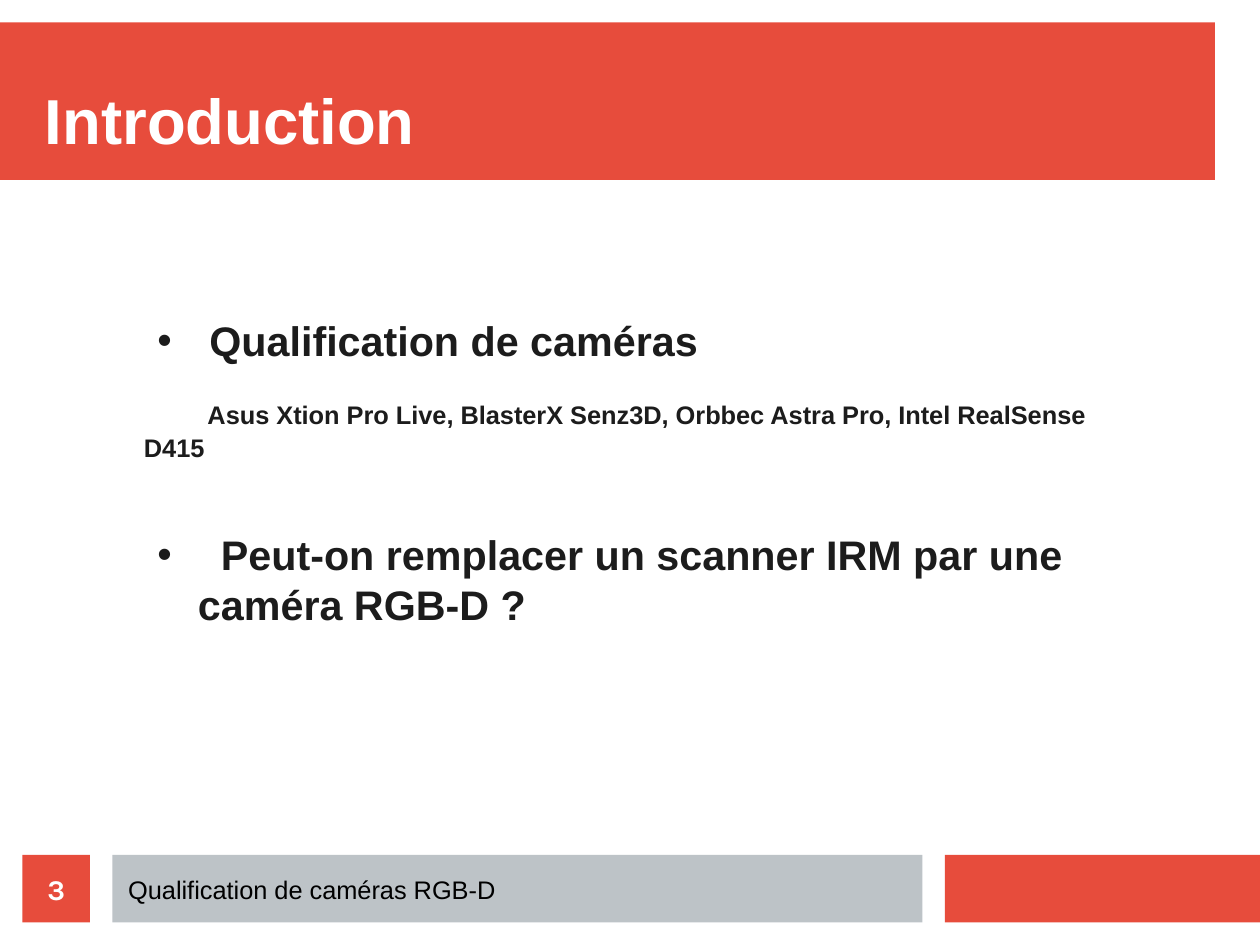
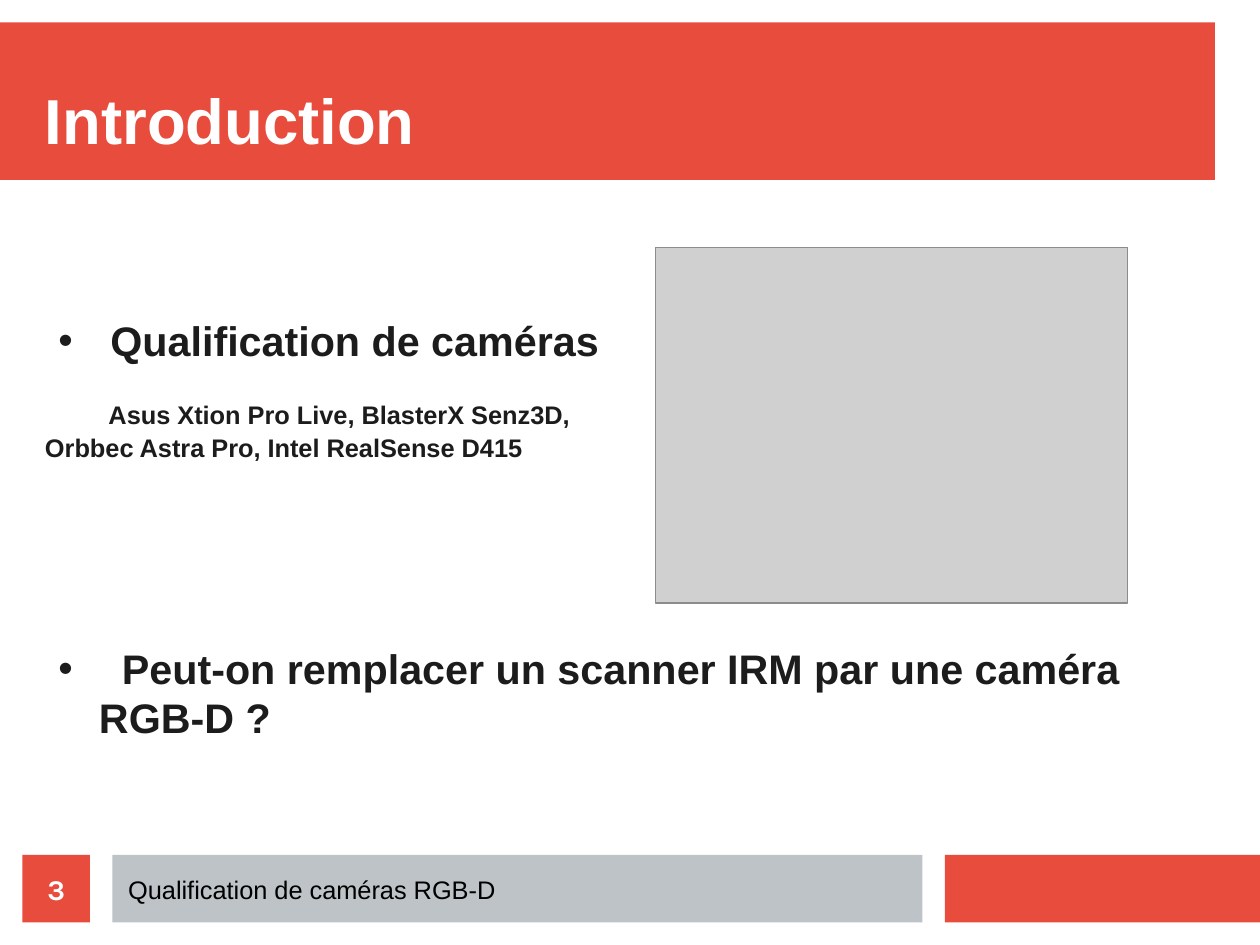
Before and after one commit to YasmineBOU/MemoireProjetTuteure, a slide deck: slide 3 of Présentations/présentation.odp. Drawn at 1260x945 pixels with LibreOffice and Linux fonts; fonts in the diff are those of the drawing; grey boxes stand for pictures. Boxes give left, top, right and bottom in pixels: in the first picture for what was removed or moved away, otherwise in the second. Text is boxed around its words. In the diff, an @@ line names an element or a change of style, - is before the commit and + after.

Commit message:
V2 PPT1

```diff
--- a/Présentations/présentation.odp
+++ b/Présentations/présentation.odp
@@ text "Qualification de caméras": place and size @@
-text "Qualification de caméras" at (144,325,1085,621)
+text "Qualification de caméras" at (45,325,598,461)
@@ picture added at (655,248,1127,604) @@
@@ text at (198,540,1062,621): paragraph removed @@
-• Peut-on remplacer un scanner IRM par une caméra RGB-D ?
@@ text added at (99,653,1120,734), 26 pt, text #1C1C1C, bold @@
+• Peut-on remplacer un scanner IRM par une caméra RGB-D ?
```
Also in this commit, not shown: 5 other slides changed, 1 slide added, 3 slides removed, 1 other file.
